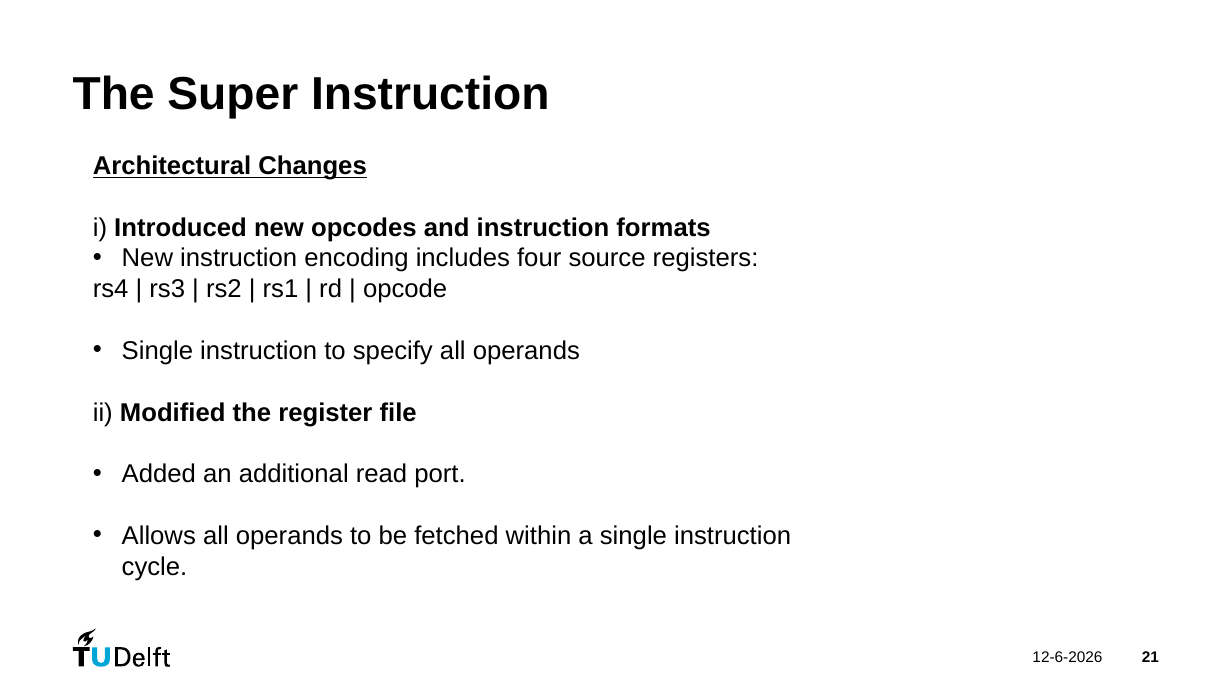
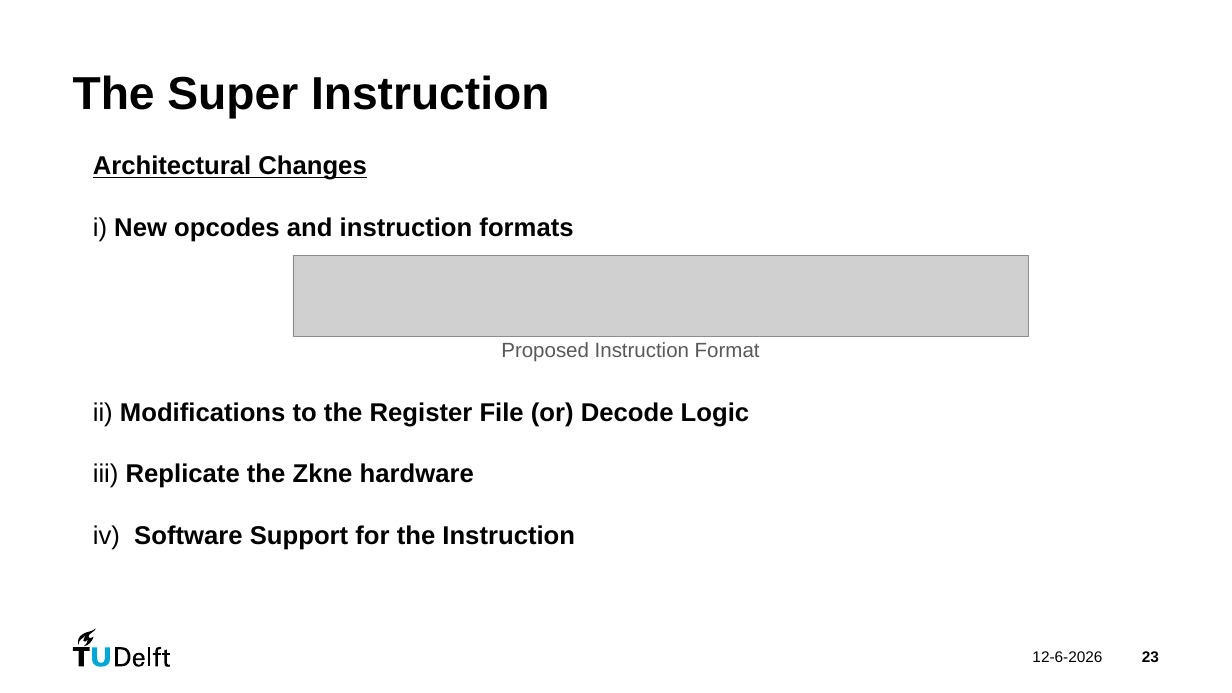
Before and after one commit to danieltyukov/tud-processor-design-project, a slide deck: slide 23 of PDP_group24.pptx (slide 21 before the commit). Drawn at 1232x693 pixels with LibreOffice and Linux fonts; fonts in the diff are those of the drawing; grey boxes stand for pictures. Boxes give left, top, right and bottom in pixels: in the first picture for what was removed or moved away, otherwise in the second. Text is boxed around its words. In the diff, an @@ line names an element or a change of style, - is before the commit and + after.

```diff
--- a/PDP_group24.pptx
+++ b/PDP_group24.pptx
@@ text at bbox=[93, 217, 749, 550]: text changed; bold on @@
-i) Introduced new opcodes and instruction formats
-• New instruction encoding includes four source registers:
-rs4 | rs3 | rs2 | rs1 | rd | opcode
-• Single instruction to specify all operands
-ii) Modified the register file
-• Added an additional read port.
-• Allows all operands to be fetched within a single instruction cycle.
+i) New opcodes and instruction formats
+ii) Modifications to the Register File (or) Decode Logic
+iii) Replicate the Zkne hardware
+iv) Software Support for the Instruction
@@ picture added at bbox=[293, 255, 1029, 336] @@
@@ text added at bbox=[501, 342, 760, 362], 16 pt, text #595959 @@
+Proposed Instruction Format
@@ page number at bbox=[1142, 651, 1159, 662]: text changed @@
-21
+23
```
Also in this commit, not shown: 13 other slides changed, 2 slides added, 1 slide removed, 3 other files.
